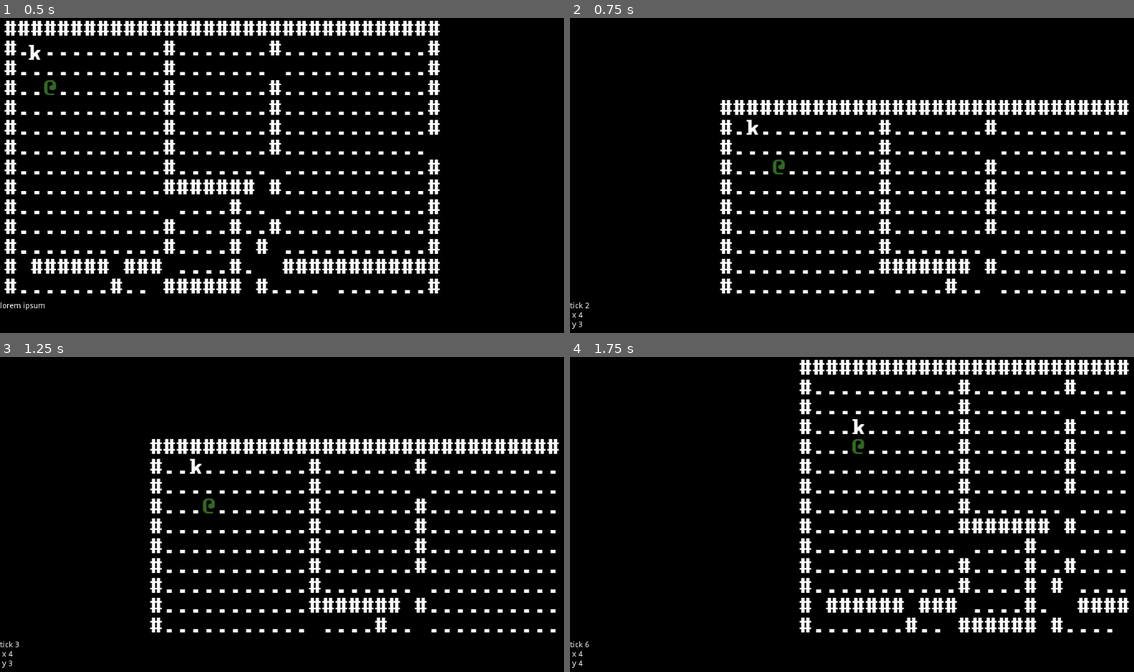
Above: before the commit, frames 1-4 (two rows, left to right).
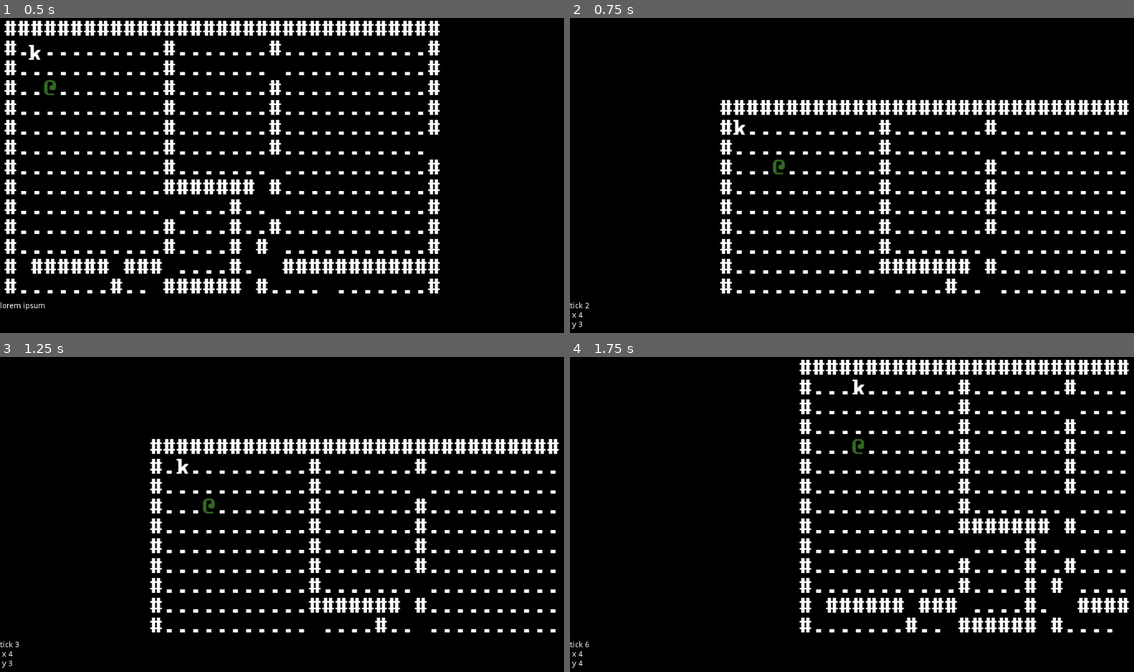
Above: after the commit, the same moments.

Repository: redxaxder/7DRL2022
Game: Godot game, scene res://scenes/root.tscn
The game is run twice, just before and just after one commit, with the same random seed, the same clock (stepped at 60 frames per second) and the same inputs.
Inputs:
- Up to frame 1 (0.5 s): no input
- Up to frame 2 (0.75 s): tap Enter at 0.5 s; hold Right (right) from 0.53 s (still down); hold Space (action) from 0.53 s (still down)
- Up to frame 3 (1.25 s): keep holding Right (right); keep holding Space (action); tap . (pass) at 0.8 s
- Up to frame 4 (1.75 s): release Right (right) at 1.28 s; release Space (action) at 1.28 s; hold Down (down) from 1.28 s (still down); tap . (pass) at 1.35 s; tap Space (action) at 1.55 s

Frame 1 is identical in both runs. In frame 2, 0.1% of the frame differs, in the area x 28-34%, y 32-38%; in frame 3, 0.1%; in frame 4, 0.1%.

Commit message:
Scheduling!

Diff:
--- a/scenes/Scheduler.gd
+++ b/scenes/Scheduler.gd
@@ -7,20 +7,45 @@
 var constants = preload("res://lib/const.gd").new()
 
 var actors: Array
+var combat_round: int = 0
+var turn: int = 0
+var player_turn: bool = false
+var turns_per_round: Dictionary = {}
 
 # Called when the node enters the scene tree for the first time.
 func _ready():
-	pass # Replace with function body.
+	self.player_turn = true
 
 func _end_player_turn(pan: Vector2, player_pos: Vector2, terrain: Node2D):
-	get_tree().call_group(constants.MOBS, "draw", pan)
-	next_turn(player_pos, terrain)
+	self.player_turn = false
+	next_turn(player_pos, terrain, pan)
 
 func register_actor(actor: Sprite):
 	actors.push_back(actor)
+	recalculate_turns()
 
-func next_turn(player_pos: Vector2, terrain: Node2D):
-	get_tree().call_group(constants.MOBS, "on_turn", player_pos.x, player_pos.y, terrain)
+func next_turn(player_pos: Vector2, terrain: Node2D, pan: Vector2):
+	get_tree().call_group(constants.MOBS, "draw", pan)
+	var largest: int = 0
+	for actor in turns_per_round.keys():
+		if turns_per_round[actor] > largest:
+			largest = turns_per_round[actor]
+	if largest == 0:
+		# time to recalculate
+		recalculate_turns()
+		return next_turn(player_pos, terrain, pan)
+	for actor in turns_per_round.keys():
+		if turns_per_round[actor] == largest:
+			turns_per_round[actor] -= 1
+			if actor.player:
+				self.player_turn = true
+				return
+			actor.on_turn(player_pos.x, player_pos.y, terrain)
+			next_turn(player_pos, terrain, pan)
+
+func recalculate_turns():
+	for a in actors:
+		turns_per_round[a] = a.speed
 
 # Called every frame. 'delta' is the elapsed time since the previous frame.
 #func _process(delta):
--- a/scenes/root.gd
+++ b/scenes/root.gd
@@ -16,6 +16,8 @@
 	knight.pos.x = 1
 	knight.pos.y = 1
 	add_child(knight)
+	$Scheduler.register_actor($pc)
+	$Scheduler.register_actor(knight)
 #	$terrain.dijstra_map(Vector2(2, 2), [Vector2(3, 3), Vector2(4, 4)], $terrain.contents)
 
 var x = 3
@@ -28,29 +30,30 @@
 enum DIR{ UP, DOWN, LEFT, RIGHT}
 
 func _unhandled_input(event):
-	var acted = false
-	if event.is_action_pressed("left"):
-		acted = try_move(x-1,y)
-		if acted: update_pan(DIR.LEFT)
-	elif event.is_action_pressed("right"):
-		acted = try_move(x+1,y)
-		if acted: update_pan(DIR.RIGHT)
-	elif event.is_action_pressed("up"):
-		acted = try_move(x,y-1)
-		if acted: update_pan(DIR.UP)
-	elif event.is_action_pressed("down"):
-		acted = try_move(x,y+1)
-		if acted: update_pan(DIR.DOWN)
-	elif event.is_action_pressed("pass"):
-		acted = true
-	elif event.is_action_pressed("action"):
-		acted = true
+	if $Scheduler.player_turn:
+		var acted = false
+		if event.is_action_pressed("left"):
+			acted = try_move(x-1,y)
+			if acted: update_pan(DIR.LEFT)
+		elif event.is_action_pressed("right"):
+			acted = try_move(x+1,y)
+			if acted: update_pan(DIR.RIGHT)
+		elif event.is_action_pressed("up"):
+			acted = try_move(x,y-1)
+			if acted: update_pan(DIR.UP)
+		elif event.is_action_pressed("down"):
+			acted = try_move(x,y+1)
+			if acted: update_pan(DIR.DOWN)
+		elif event.is_action_pressed("pass"):
+			acted = true
+		elif event.is_action_pressed("action"):
+			acted = true
 
-	if acted:
-		$pc.position = SCREEN.dungeon_to_screen(x - pan.x,y - pan.y)
-		tick += 1
-		$hud/status_panel/text.text = "tick {0}\n x {1}\n y {2}".format([tick,x,y])
-		emit_signal(constants.END_PLAYER_TURN, pan, Vector2(x, y), $terrain)
+		if acted:
+			$pc.position = SCREEN.dungeon_to_screen(x - pan.x,y - pan.y)
+			tick += 1
+			$hud/status_panel/text.text = "tick {0}\n x {1}\n y {2}".format([tick,x,y])
+			emit_signal(constants.END_PLAYER_TURN, pan, Vector2(x, y), $terrain)
 
 
 const look_distance_h: int = 6
--- a/sprites/knight.gd
+++ b/sprites/knight.gd
@@ -6,6 +6,8 @@
 
 # Declare member variables here. Examples:
 var pos: Vector2
+const player: bool = false
+const speed: int = 2
 # var a = 2
 # var b = "text"
 
--- /dev/null
+++ b/sprites/pc.gd
@@ -0,0 +1,18 @@
+extends Sprite
+
+
+# Declare member variables here. Examples:
+# var a = 2
+# var b = "text"
+const player: bool = true
+var speed: int = 3
+
+
+# Called when the node enters the scene tree for the first time.
+func _ready():
+	pass # Replace with function body.
+
+
+# Called every frame. 'delta' is the elapsed time since the previous frame.
+#func _process(delta):
+#	pass
--- a/sprites/pc.tscn
+++ b/sprites/pc.tscn
@@ -1,7 +1,8 @@
-[gd_scene load_steps=4 format=2]
+[gd_scene load_steps=5 format=2]
 
 [ext_resource path="res://resources/curses_24_36.png" type="Texture" id=1]
 [ext_resource path="res://sprites/backstop.tscn" type="PackedScene" id=2]
+[ext_resource path="res://sprites/pc.gd" type="Script" id=3]
 
 [sub_resource type="AtlasTexture" id=1]
 flags = 4
@@ -14,6 +15,7 @@
 z_index = 2
 z_as_relative = false
 texture = SubResource( 1 )
+script = ExtResource( 3 )
 
 [node name="backstop" parent="." instance=ExtResource( 2 )]
 z_index = 1
